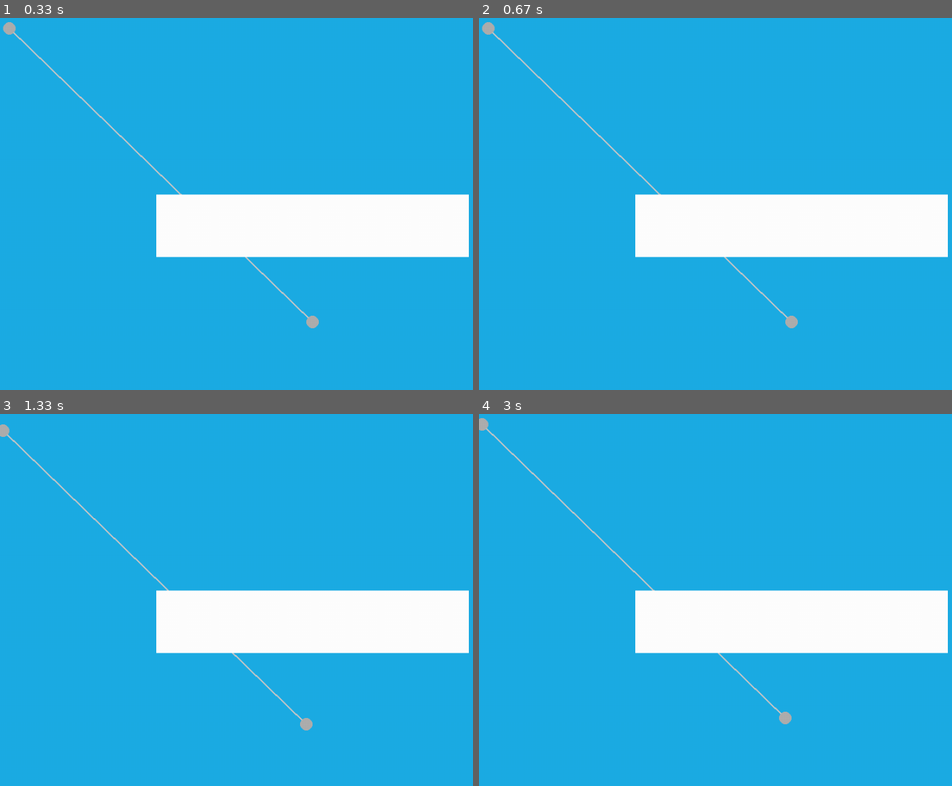
Above: before the commit, frames 1-4 (two rows, left to right).
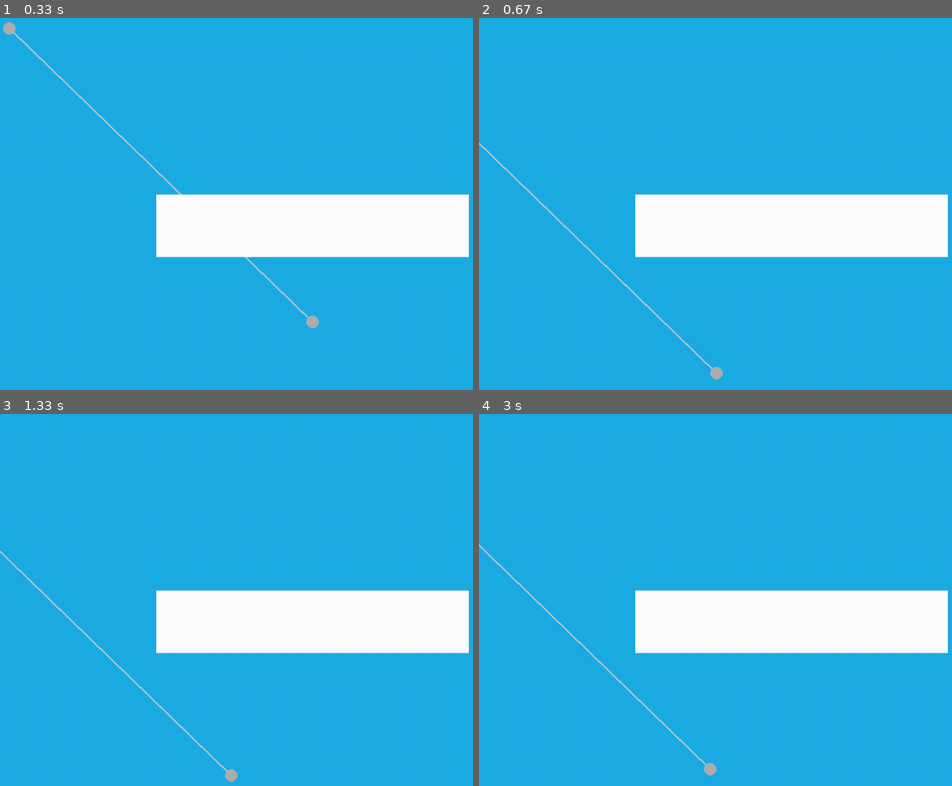
Above: after the commit, the same moments.

Repository: sd18spring/InteractiveProgramming
Game: pygame game, started from classes.py
Same seed, same stepped clock (60 frames per second), same inputs: the game is played once before the commit and once after it.
Inputs (mouse positions are in pixels of both pictures, inside the frame that each line leads up to):
- Up to frame 1 (0.33 s): no input
- Up to frame 2 (0.67 s): press the mouse at (791, 226) at 0.37 s; move the mouse to (715, 274) at 0.47 s; release the mouse at (639, 326) at 0.6 s
- Up to frame 3 (1.33 s): hold Right 0.67-1.13 s; hold Up from 1.17 s (still down)
- Up to frame 4 (3 s): release Up at 1.63 s; hold Right 1.67-2.25 s; hold Left 2.28-2.93 s; hold Down from 2.97 s (still down)

Frame 1 is identical in both runs. In frame 2, 0.9% of the frame differs, in the area x 0-68%, y 1-98%; in frame 3, 0.9%; in frame 4, 0.9%.

Commit message:
Fixed mouse dectection within text button

Diff:
--- a/button.py
+++ b/button.py
@@ -11,12 +11,11 @@
 
     while running:
         for event in pygame.event.get():
-            if event.button == 1
-                if event.type == pygame.MOUSEMOTION:
-                    print(event.pos)
-                if event.type == pygame.QUIT:
-                    running = False
-                    break
+            if event.type == pygame.MOUSEBUTTONDOWN:
+                print(event.pos)
+            if event.type == pygame.QUIT:
+                running = False
+                break
             screen.fill(pygame.Color(28, 172, 229))
         pygame.display.update()
 
--- a/classes.py
+++ b/classes.py
@@ -93,18 +93,20 @@
 
             elif event.button == 1:
                 rect = self.model.rectangle
+                m_pos = pygame.mouse.get_pos()
+                if rect[0] < m_pos[0] < rect[0]+rect[2] and rect[1] < m_pos[1] < rect[1]+rect[3]:
+                    print('yay!')
+                print(self.model.mouse_pos)
+
+        if pygame.mouse.get_pressed()[0]:
+            rect = self.model.rectangle
+            m_pos = pygame.mouse.get_pos()
+            if not (rect[0] < m_pos[0] < rect[0]+rect[2] and rect[1] < m_pos[1] < rect[1]+rect[3]):
+                self.model.panning = True
                 self.model.mouse_pos = pygame.mouse.get_pos()
-                print(self.model.mouse_pos)
-
-            elif pygame.mouse.get_pressed()[0]:
-                rect = self.model.rectangle
-                m_pos = pygame.mouse.get_pos()
-                if not (rect[0] < m_pos[0] < rect[0]+rect[2] and rect[1] < m_pos[1] < rect[1]+rect[3]):
-                    self.model.panning = True
-                    self.model.mouse_pos = pygame.mouse.get_pos()
-
-            elif pygame.mouse.get_pressed()[0] == False:
-                self.model.panning = False
+
+        elif pygame.mouse.get_pressed()[0] == False:
+            self.model.panning = False
 
 
         if event.type == pygame.KEYDOWN:
